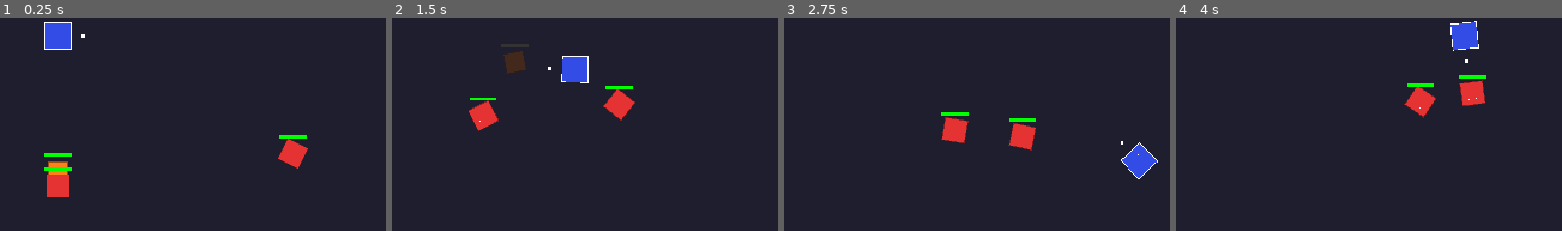
Above: before the commit, frames 1-4 (left to right).
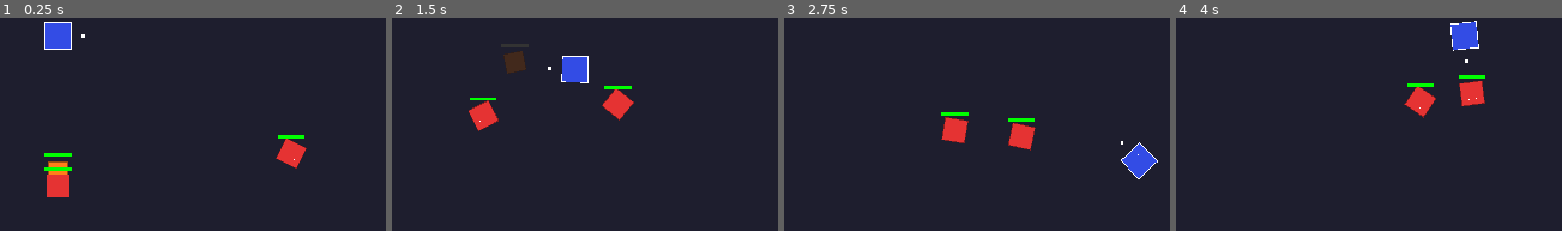
Above: after the commit, the same moments.

Repository: admin-mztj/pixel-roguelike
Game: Godot game, scene res://scenes/game/game.tscn
The game is run twice, just before and just after one commit, with the same random seed, the same clock (stepped at 60 frames per second) and the same inputs.
Inputs (mouse positions are % of the whole screen's width and height, from its top left):
- Up to frame 1 (0.25 s): no input
- Up to frame 2 (1.5 s): move the mouse to (74, 47) at 0.52 s; press the mouse at (74, 47) at 0.53 s; hold D (move_right) 0.53-1.28 s; move the mouse to (30, 57) at 1.27 s; release the mouse at (30, 57) at 1.28 s; hold S (move_down) from 1.28 s (still down); click (30, 57) at 1.35 s
- Up to frame 3 (2.75 s): move the mouse to (61, 29) at 2.02 s; release S (move_down) at 2.03 s; hold D (move_right) from 2.03 s (still down); hold Space (dodge) from 2.03 s (still down); click (61, 29) at 2.3 s
- Up to frame 4 (4 s): move the mouse to (46, 73) at 2.77 s; release D (move_right) at 2.78 s; release Space (dodge) at 2.78 s; hold W (move_up) 2.78-3.53 s; tap R at 2.85 s; click (46, 73) at 3.05 s; move the mouse to (82, 68) at 3.52 s; press the mouse at (82, 68) at 3.53 s; hold A (move_left) from 3.53 s (still down)
The pictures show only the part of the screen within x 43-93%, y 48-98%; the shares and areas given below are measured in that part.

The runs differ from the first frame. In frame 1, 0.2% of the frame differs, in the area x 71-80%, y 54-71%; in frame 2, 0.2%, in the area x 54-63%, y 31-49%; in frame 3, 0.1%; in frame 4, less than 0.1%.

Commit message:
fix: 玩家死亡时保留尸体和摄像机，避免画面偏移
移除 die() 中的 queue_free()，保留玩家尸体和 Camera2D，
确保 Game Over 画面仍然居中显示房间场景。

Co-Authored-By: Claude Opus 4.8 <noreply@anthropic.com>

Diff:
--- a/scenes/game/game.tscn
+++ b/scenes/game/game.tscn
@@ -1,6 +1,6 @@
-[gd_scene load_steps=4 format=3]
+[gd_scene format=3 uid="uid://428x7qwtoi18"]
 
-[ext_resource type="Script" path="res://scripts/game/game_manager.gd" id="1_manager"]
+[ext_resource type="Script" uid="uid://cdnlwgeqq3ao8" path="res://scripts/game/game_manager.gd" id="1_manager"]
 [ext_resource type="PackedScene" path="res://scenes/player/player.tscn" id="2_player"]
 [ext_resource type="PackedScene" path="res://scenes/ui/hud.tscn" id="3_hud"]
 
@@ -8,57 +8,53 @@
 font_size = 36
 font_color = Color(1, 0.2, 0.2, 1)
 
-[node name="Game" type="Node2D"]
+[node name="Game" type="Node2D" unique_id=1903862864]
 script = ExtResource("1_manager")
 
-[node name="Walls" type="Node2D" parent="."]
+[node name="Walls" type="Node2D" parent="." unique_id=1425036761]
 
-[node name="PlayerSpawn" type="Marker2D" parent="."]
-position = Vector2(0, 0)
+[node name="PlayerSpawn" type="Marker2D" parent="." unique_id=2052919789]
 
-[node name="SpawnPoints" type="Node2D" parent="."]
+[node name="SpawnPoints" type="Node2D" parent="." unique_id=516429641]
 
-[node name="Spawn1" type="Marker2D" parent="SpawnPoints"]
+[node name="Spawn1" type="Marker2D" parent="SpawnPoints" unique_id=2009272673]
 position = Vector2(-300, -150)
 
-[node name="Spawn2" type="Marker2D" parent="SpawnPoints"]
+[node name="Spawn2" type="Marker2D" parent="SpawnPoints" unique_id=573137000]
 position = Vector2(300, -150)
 
-[node name="Spawn3" type="Marker2D" parent="SpawnPoints"]
+[node name="Spawn3" type="Marker2D" parent="SpawnPoints" unique_id=677112990]
 position = Vector2(-300, 150)
 
-[node name="Spawn4" type="Marker2D" parent="SpawnPoints"]
-position = Vector2(300, 150)
+[node name="Spawn4" type="Marker2D" parent="SpawnPoints" unique_id=980560669]
+position = Vector2(298, 150)
 
-[node name="Spawn5" type="Marker2D" parent="SpawnPoints"]
+[node name="Spawn5" type="Marker2D" parent="SpawnPoints" unique_id=1464374637]
 position = Vector2(0, -200)
 
-[node name="Spawn6" type="Marker2D" parent="SpawnPoints"]
+[node name="Spawn6" type="Marker2D" parent="SpawnPoints" unique_id=55070094]
 position = Vector2(0, 200)
 
-[node name="Player" parent="." instance=ExtResource("2_player")]
+[node name="Player" parent="." unique_id=858374659 instance=ExtResource("2_player")]
 
-[node name="HUD" parent="." instance=ExtResource("3_hud")]
+[node name="HUD" parent="." unique_id=1715739670 instance=ExtResource("3_hud")]
 
-[node name="GameOverUI" type="CanvasLayer" parent="."]
+[node name="GameOverUI" type="CanvasLayer" parent="." unique_id=205290440]
 
-[node name="Overlay" type="Control" parent="GameOverUI"]
-layout_mode = 0
-anchor_left = 0.0
-anchor_top = 0.0
+[node name="Overlay" type="Control" parent="GameOverUI" unique_id=592711046]
+layout_mode = 3
+anchors_preset = 15
 anchor_right = 1.0
 anchor_bottom = 1.0
 mouse_filter = 2
 
-[node name="Background" type="ColorRect" parent="GameOverUI/Overlay"]
+[node name="Background" type="ColorRect" parent="GameOverUI/Overlay" unique_id=614323649]
 layout_mode = 0
-anchor_left = 0.0
-anchor_top = 0.0
 anchor_right = 1.0
 anchor_bottom = 1.0
 color = Color(0, 0, 0, 0.7)
 
-[node name="Label" type="Label" parent="GameOverUI/Overlay"]
+[node name="Label" type="Label" parent="GameOverUI/Overlay" unique_id=849879178]
 layout_mode = 0
 anchor_left = 0.5
 anchor_top = 0.5
--- a/scripts/player/player.gd
+++ b/scripts/player/player.gd
@@ -197,12 +197,13 @@
 
 
 func _die() -> void:
-	# Disable collision and input
+	# Disable collision, input, and attacks
 	collision_shape.set_deferred("disabled", true)
+	attack_area.monitoring = false
 	set_physics_process(false)
 	set_process_input(false)
 	sprite.modulate = Color(0.3, 0.3, 0.3, 0.6)
-	queue_free()
+	# Keep the player body and camera in place — do NOT queue_free()
 
 
 func _remove_attack_area_from_world() -> void:
Not shown: 1 places in scenes/game/game.tscn that only renumber resources
